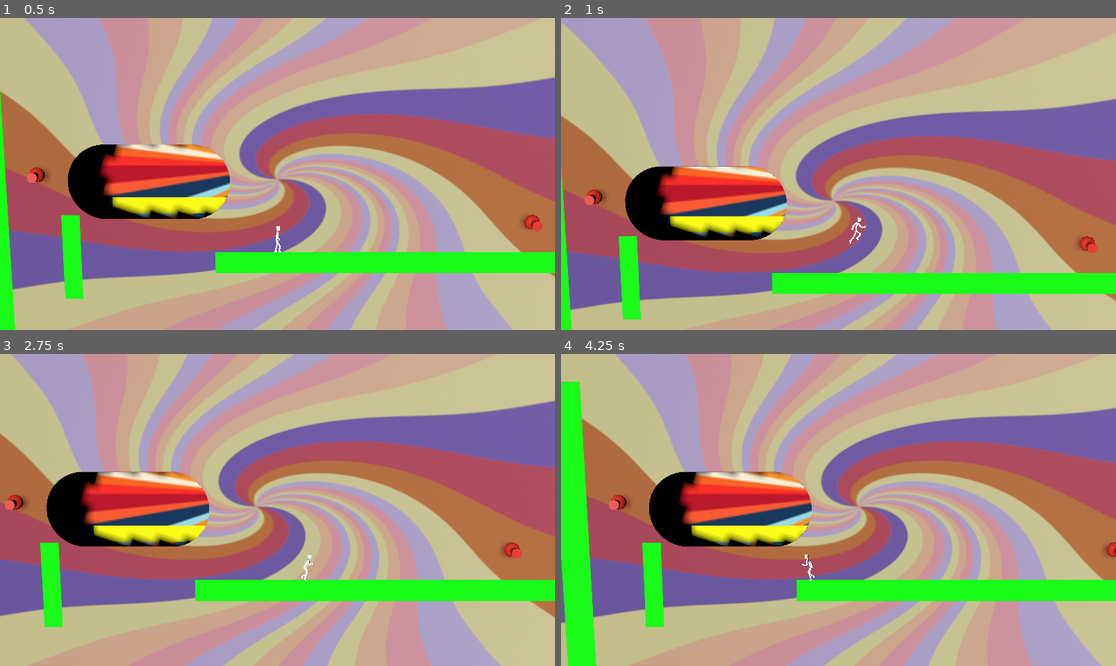
Above: before the commit, frames 1-4 (two rows, left to right).
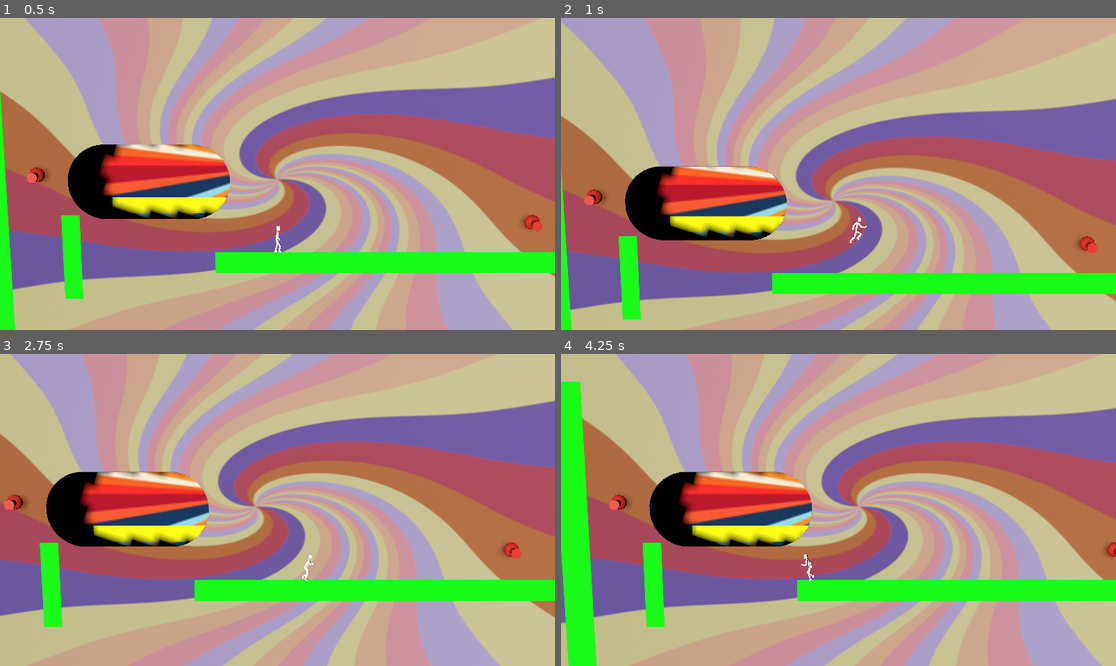
Above: after the commit, the same moments.

Repository: nathanialf/GroovyPictureBook
Game: Godot game, scene res://game.tscn
Same seed, same stepped clock (60 frames per second), same inputs: the game is played once before the commit and once after it.
Inputs:
- Up to frame 1 (0.5 s): no input
- Up to frame 2 (1 s): hold D (Move right) from 0.53 s (still down); tap R at 0.6 s; tap W (Jump) at 0.77 s
- Up to frame 3 (2.75 s): release D (Move right) at 1.28 s; hold Up (Page backward) 1.28-2.03 s; tap R at 1.35, 2.1 s; tap W (Jump) at 1.52 s; hold D (Move right) from 2.03 s (still down)
- Up to frame 4 (4.25 s): release D (Move right) at 2.78 s; hold Down (Page forward) 2.78-3.53 s; tap R at 2.85, 3.6 s; tap W (Jump) at 3.02, 3.77 s; hold A (Move left) from 3.53 s (still down)

Frame 1 is identical in both runs. In frame 2, 0.1% of the frame differs, in the area x 0-97%, y 47-100%; in frame 3, 0.2%; in frame 4, 0.4%, in the area x 0-100%, y 8-100%.

Commit message:
adjusted player movement and jumping

Diff:
--- a/player_character.tscn
+++ b/player_character.tscn
@@ -1,27 +1,18 @@
 [gd_scene format=3 uid="uid://hfxaq8puq6qn"]
 
-
 [ext_resource type="Script" uid="uid://f8lbekpwdsgs" path="res://player_character.gd" id="1_02ohv"]
-
-[ext_resource type="Script" uid="uid://c7ofv6ismw7si" path="res://player_character.gd" id="1_02ohv"]
-
 
 [sub_resource type="RectangleShape2D" id="RectangleShape2D_02ohv"]
 size = Vector2(48, 72)
 
 [node name="PlayerCharacter" type="CharacterBody2D" unique_id=2108810901]
 script = ExtResource("1_02ohv")
-
-
-wall_jump_force = Vector2(1200, 1200)
-
-movement_weight = 7.0
 gravity_acceleration = 24.0
-sliding_acceleration = 16.8
-move_speed = 288
-jump_force = 576
-wall_jump_force = Vector2(528, 432)
-movement_weight = 3.36
+sliding_acceleration = 5.0
+move_speed = 295
+jump_force = 578
+wall_jump_force = Vector2(540, 440)
+movement_weight = 3.7
 
 [node name="CollisionShape2D" type="CollisionShape2D" parent="." unique_id=1556107828]
 shape = SubResource("RectangleShape2D_02ohv")
